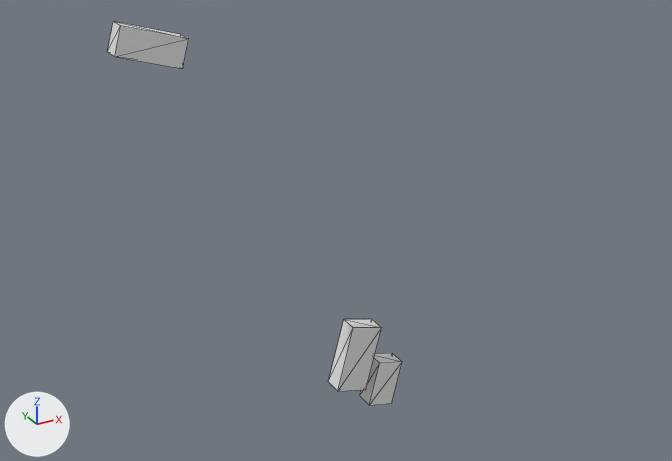
The glTF model output/glb/tile_553.glb: old version first, new version second.
Camera for both pictures: a 50 mm camera at (-207.0, -362.0, 188.0) aimed at (-7.0, 1.0, 6.0). Arrows for +X, +Y and +Z are at lower left; the lights stay in place. The picture after the commit comes second. Mesh edges are drawn as thin lines.
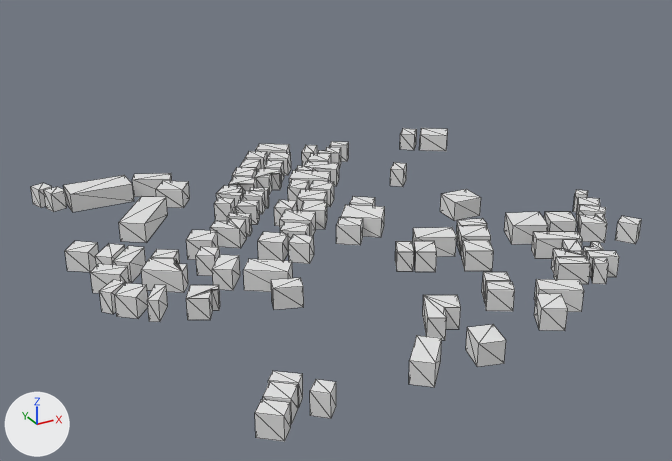
Boxes [x1, y1, x2, y2] around the edits, measured in the pictures (672 x 461 px; the box of a moved part takes in the faces that stretch with it):
'Mesh_0', reshaped (107% wider, 18% shorter): before [107, 21, 402, 405]; after [31, 128, 642, 442]
part 1 of me_mesh_0, moved or reshaped: before [107, 21, 189, 69]; after [63, 175, 134, 212]
part 2 of me_mesh_0, moved or reshaped: before [360, 353, 402, 405]; after [289, 170, 331, 188]
part 3 of me_mesh_0, deleted: before [329, 319, 382, 391]
part 4 of me_mesh_0, added: after [65, 141, 642, 442]
part 5 of me_mesh_0, added: after [31, 183, 67, 212]
part 6 of me_mesh_0, added: after [400, 128, 448, 151]

What changed in the scene script:
```text
Change me_mesh_0:
    used by ob_mesh_0; location = (0.0, 0.0, 0.0)
    remove me_mesh_0.from_pydata(...)  # 24 vertices, 30 faces; spans x -110.0..26.0, y -10.0..0.0, z -96.0..117.0
    add me_mesh_0.from_pydata(...)  # 764 vertices, 968 faces; spans x -130.0..129.0, y -131.0..130.0, z 0.0..10.0
    me_mesh_0 part 1: the loose piece of 8 vertices spanning x -110.0..-80.0, y -10.0..0.0, z 97.0..117.0 is multiplied about its middle by the matrix ((1.126, 0.0, -0.317), (0.317, 0.0, 1.126), (0.0, -1.17, 0.0)), then moved by (2.0, 113.0, -102.0)
    me_mesh_0 part 2: the loose piece of 8 vertices spanning x 6.0..26.0, y -10.0..0.0, z -96.0..-69.0 is multiplied about its middle by the matrix ((0.315, 0.0, -0.814), (0.814, 0.0, 0.315), (0.0, -0.873, 0.0)), then moved by (-4.0, 72.0, 87.0)
    me_mesh_0 part 3: the loose piece of 8 vertices spanning x -12.0..13.0, y -10.0..0.0, z -82.0..-44.0 is deleted
    me_mesh_0 part 4: 716 vertices added at x -130.0..129.0, y -131.0..130.0, z 0.0..10.0
    me_mesh_0 part 5: 16 vertices added at x -126.0..-111.0, y 106.0..125.0, z 0.0..10.0
    me_mesh_0 part 6: 16 vertices added at x 95.0..127.0, y 87.0..114.0, z 0.0..10.0
```
